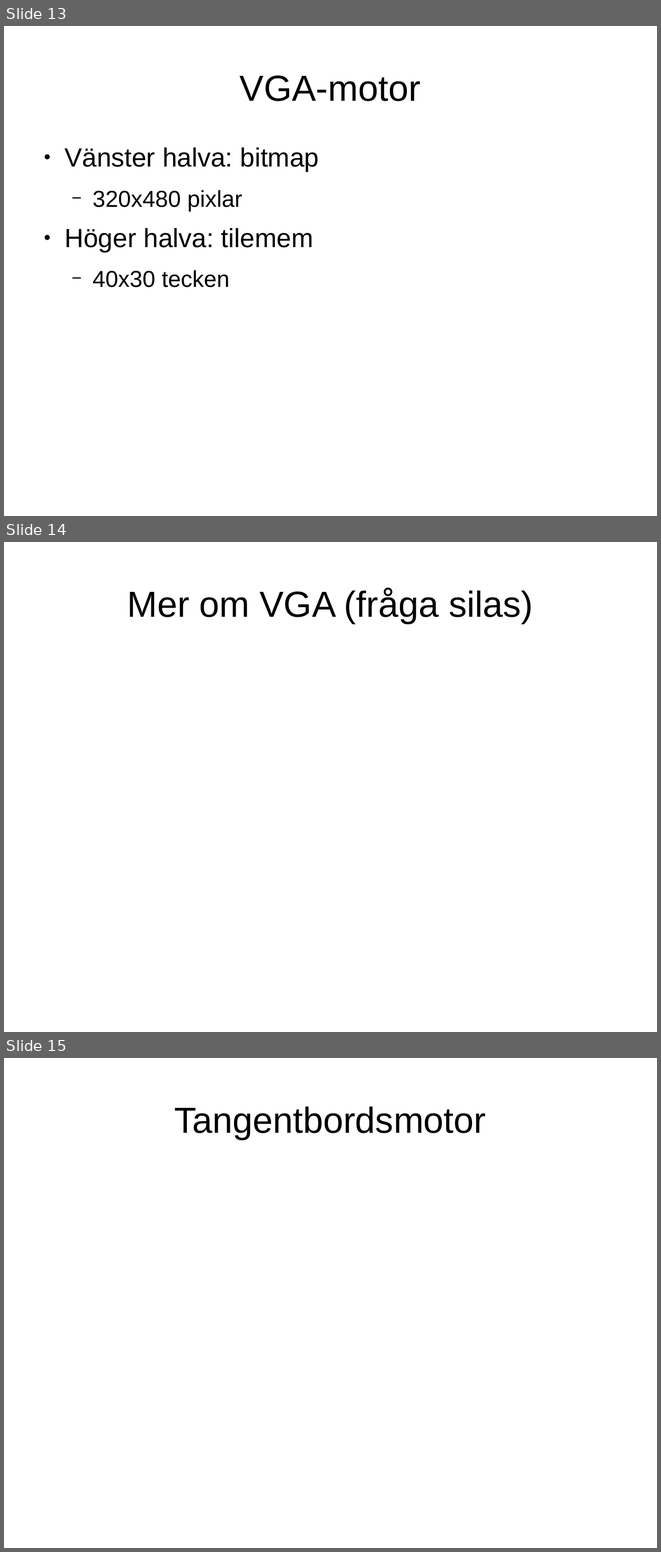
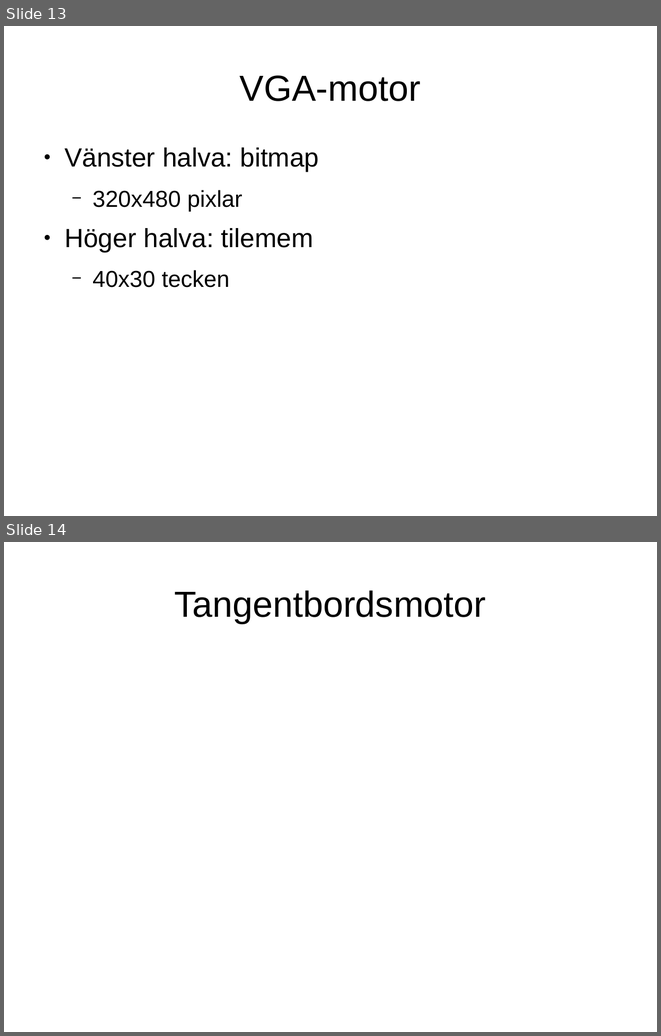
Before and after one commit to Jethro95/TSEA83_Graphing_Calculator, a slide deck: presentation/pp.odp. Shown one above the other, each under a label of ours: slides 13, 14 and 15 before the commit, slides 13 and 14 after it. The pictures are 661x1552 and 661x1036 pixels, drawn with LibreOffice and Linux fonts; fonts in the diff are those of the drawing. Boxes give left, top, right and bottom in pixels: in the first picture for what was removed or moved away, otherwise in the second. Text is boxed around its words. In the diff, an @@ line names an element or a change of style, - is before the commit and + after.

```diff
--- a/presentation/pp.odp
+++ b/presentation/pp.odp
@@ slide 14 removed at (x1=4, y1=542, x2=657, y2=1032), background #FFFFFF @@
@@ title removed at (x1=127, y1=588, x2=533, y2=623) @@
-Mer om VGA (fråga silas)
@@ what was slide 15 is now slide 14 @@
```
Also in this commit, not shown: 1 slide changed, 2 other files.
